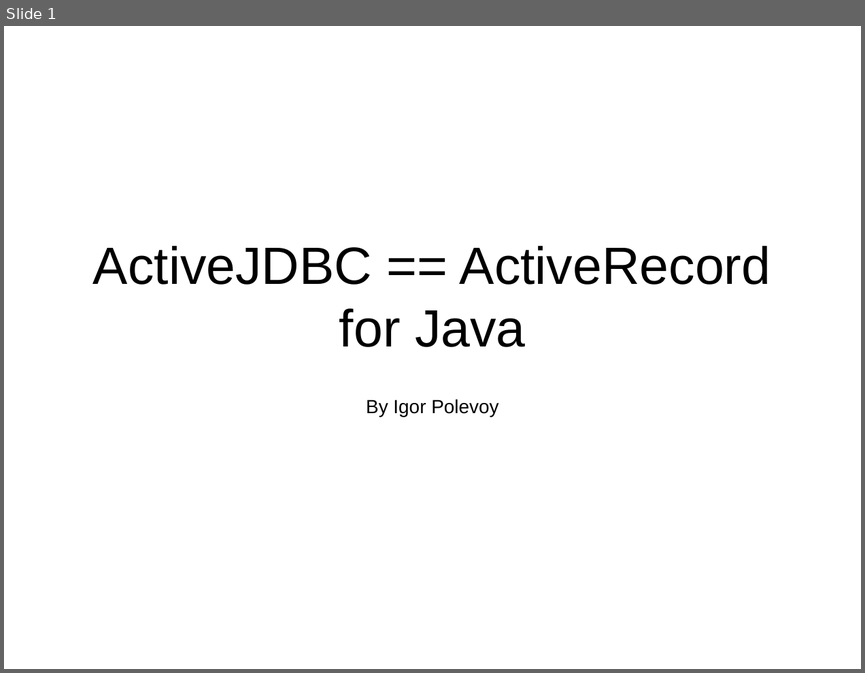
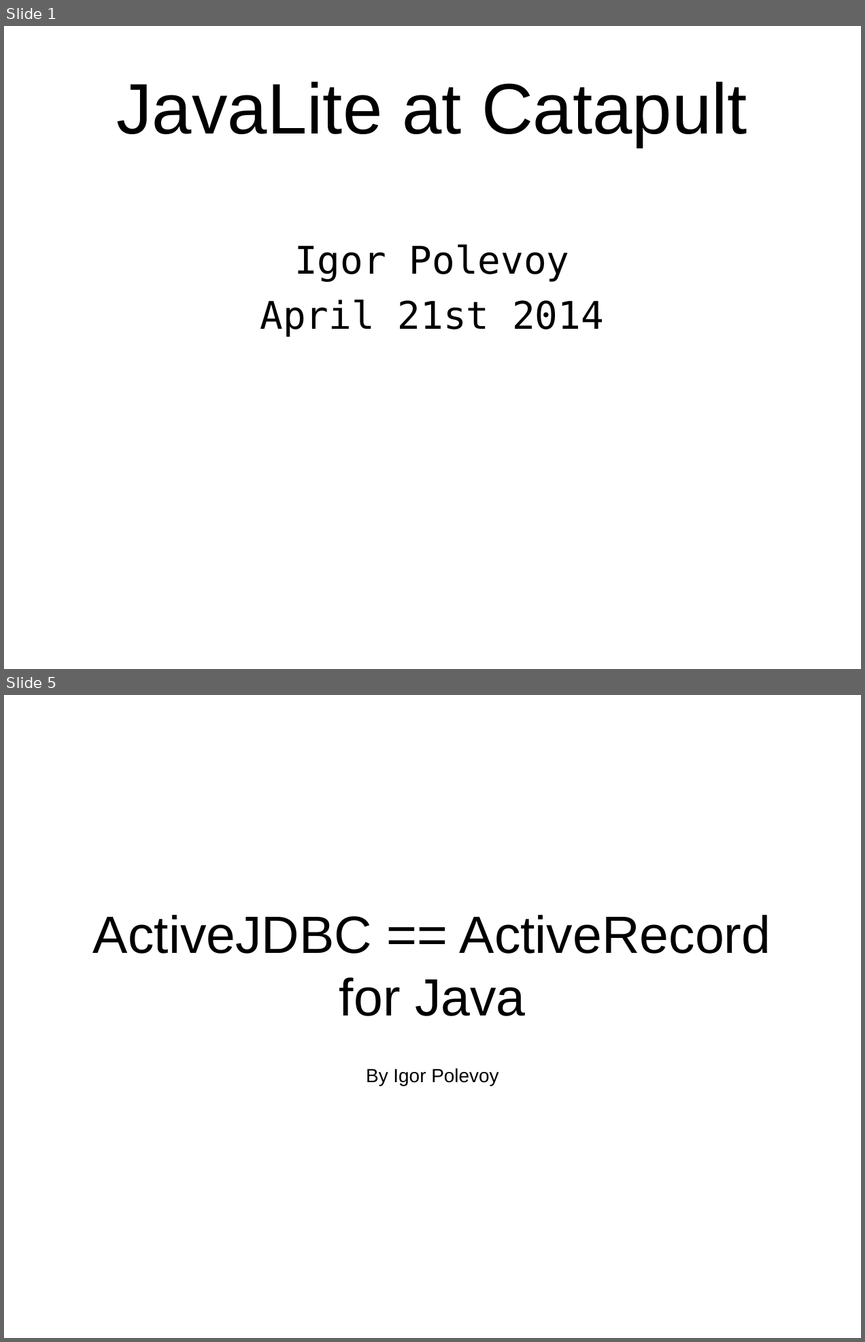
Before and after one commit to javalite/javalite, a slide deck: doc/cjug.odp. Shown one above the other, each under a label of ours: slide 1 before the commit, slides 1 and 5 after it; the slides between them are not shown. The pictures are 865x673 and 865x1342 pixels, drawn with LibreOffice and Linux fonts; fonts in the diff are those of the drawing. Boxes give left, top, right and bottom in pixels: in the first picture for what was removed or moved away, otherwise in the second. Text is boxed around its words. In the diff, an @@ line names an element or a change of style, - is before the commit and + after.

```diff
--- a/doc/cjug.odp
+++ b/doc/cjug.odp
@@ slide 1 added at <box>4,26,861,669</box>, background #FFFFFF @@
@@ title added at <box>116,82,747,146</box>, 60 pt, text #000000 @@
+JavaLite at Catapult
@@ text added at <box>260,244,604,336</box>, 32 pt, text #000000 @@
+Igor Polevoy
+April 21st 2014
@@ what was slide 1 is now slide 5 @@
```
Also in this commit, not shown: 1 slide changed, 3 other slides added.
